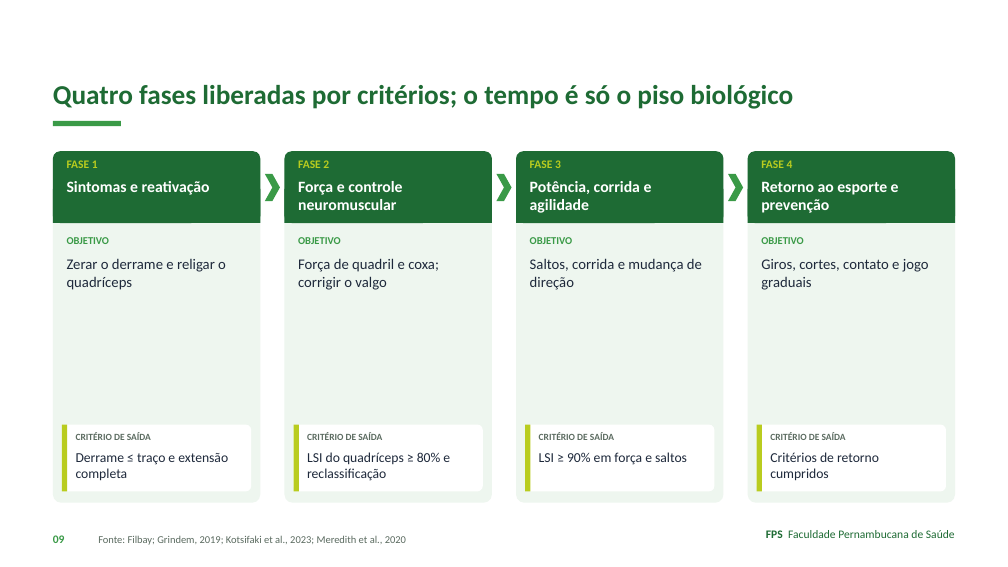
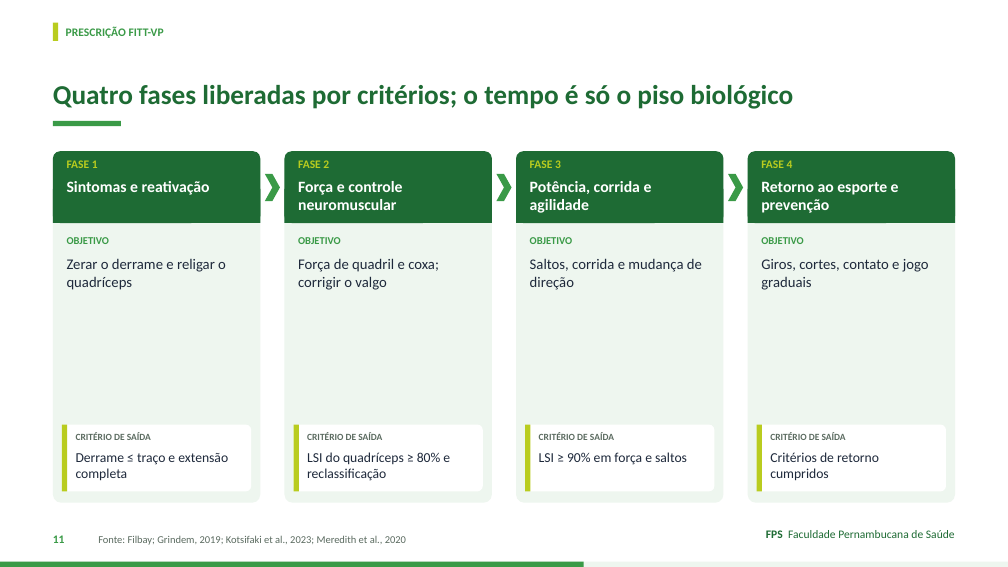
Before and after one commit to Institutomoraisandrade/CRM, a slide deck: slide 11 of trabalho-fps/trabalhos/2026-11-09-caso04-lca-lcm/apresentacao.pptx (slide 9 before the commit). Drawn at 1008x567 pixels with LibreOffice and Linux fonts; fonts in the diff are those of the drawing. Boxes give left, top, right and bottom in pixels: in the first picture for what was removed or moved away, otherwise in the second. Text is boxed around its words. In the diff, an @@ line names an element or a change of style, - is before the commit and + after.

```diff
--- a/trabalho-fps/trabalhos/2026-11-09-caso04-lca-lcm/apresentacao.pptx
+++ b/trabalho-fps/trabalhos/2026-11-09-caso04-lca-lcm/apresentacao.pptx
@@ rectangle added at <box>53,23,58,41</box>, fill #B9CC1F @@
@@ text added at <box>66,26,164,38</box>, 11 pt, text #3A9A47, bold @@
+PRESCRIÇÃO FITT-VP
@@ text at <box>53,535,65,543</box>: text changed @@
-09
+11
@@ rectangle added at <box>0,562,1008,567</box>, fill #EEF6EF @@
@@ rectangle added at <box>0,562,584,567</box>, fill #3A9A47 @@
```
Also in this commit, not shown: 20 other slides changed, 3 slides added, 12 other files.
